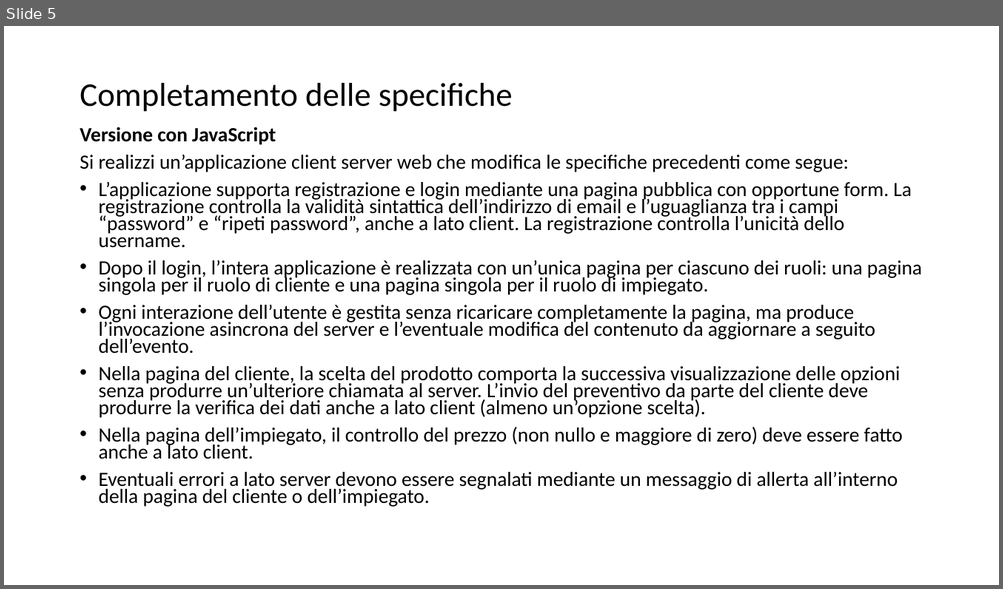
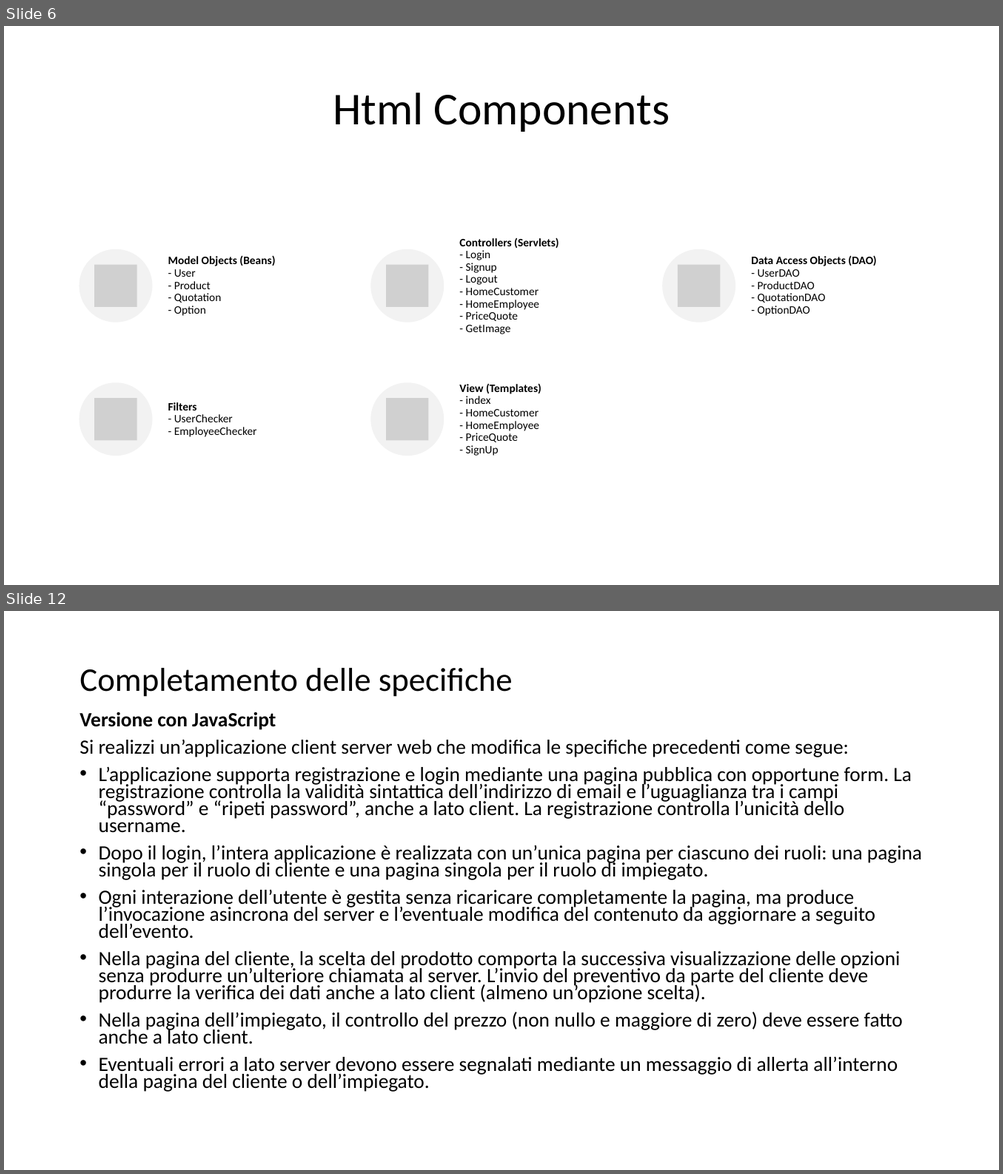
Before and after one commit to riccardopaltrinieri/Quotations-Web-App, a slide deck: Gestione Preventivi.pptx. Shown one above the other, each under a label of ours: slide 5 before the commit, slides 6 and 12 after it; the slides between them are not shown. The pictures are 1003x589 and 1003x1174 pixels, drawn with LibreOffice and Linux fonts; fonts in the diff are those of the drawing; grey boxes stand for pictures. Boxes give left, top, right and bottom in pixels: in the first picture for what was removed or moved away, otherwise in the second. Text is boxed around its words. In the diff, an @@ line names an element or a change of style, - is before the commit and + after.

```diff
--- a/Gestione Preventivi.pptx
+++ b/Gestione Preventivi.pptx
@@ slide 6 added at box(4, 26, 999, 585), background #FFFFFF @@
@@ title added at box(333, 93, 669, 132), 44 pt, text #000000 @@
+Html Components
@@ group added at box(79, 238, 876, 456): 5 ellipses, 5 pictures, 5 texts @@
+Model Objects (Beans)
+- User
+- Product
+- Quotation
+- Option
+Controllers (Servlets)
+- Login
+- Signup
+- Logout
+- HomeCustomer
+- HomeEmployee
+- PriceQuote
+- GetImage
+Data Access Objects (DAO)
+- UserDAO
+- ProductDAO
+- QuotationDAO
+- OptionDAO
+Filters
+- UserChecker
+- EmployeeChecker
+View (Templates)
+- index
+- HomeCustomer
+- HomeEmployee
+- PriceQuote
+- SignUp
@@ what was slide 5 is now slide 12 @@
```
Also in this commit, not shown: 4 slides changed, 7 other slides added, 16 other files.
